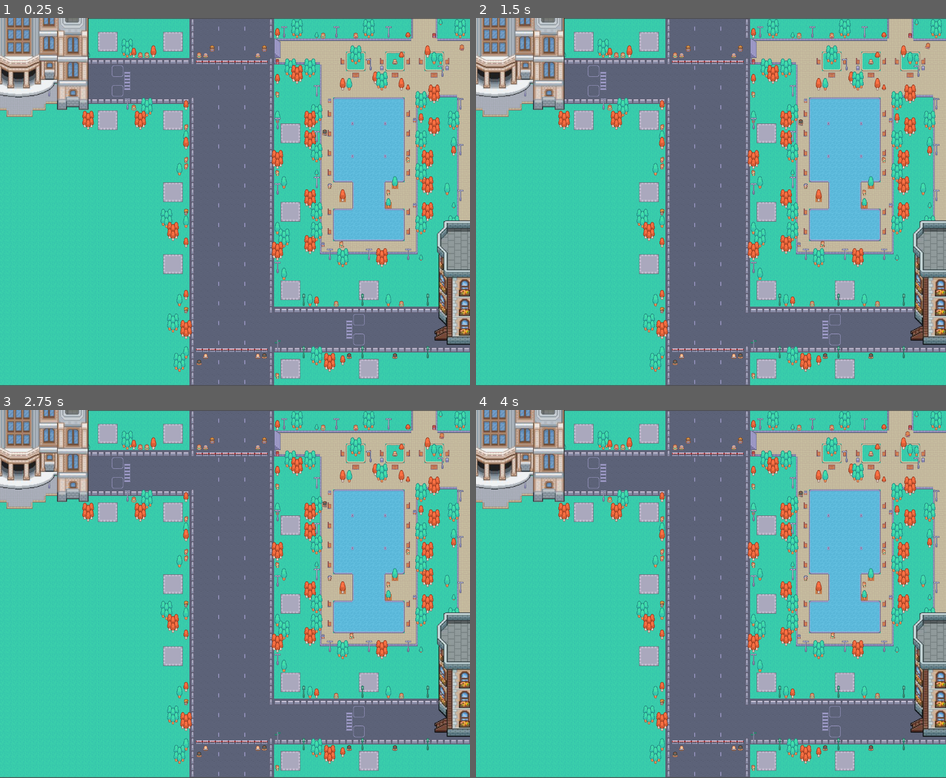
Above: before the commit, frames 1-4 (two rows, left to right).
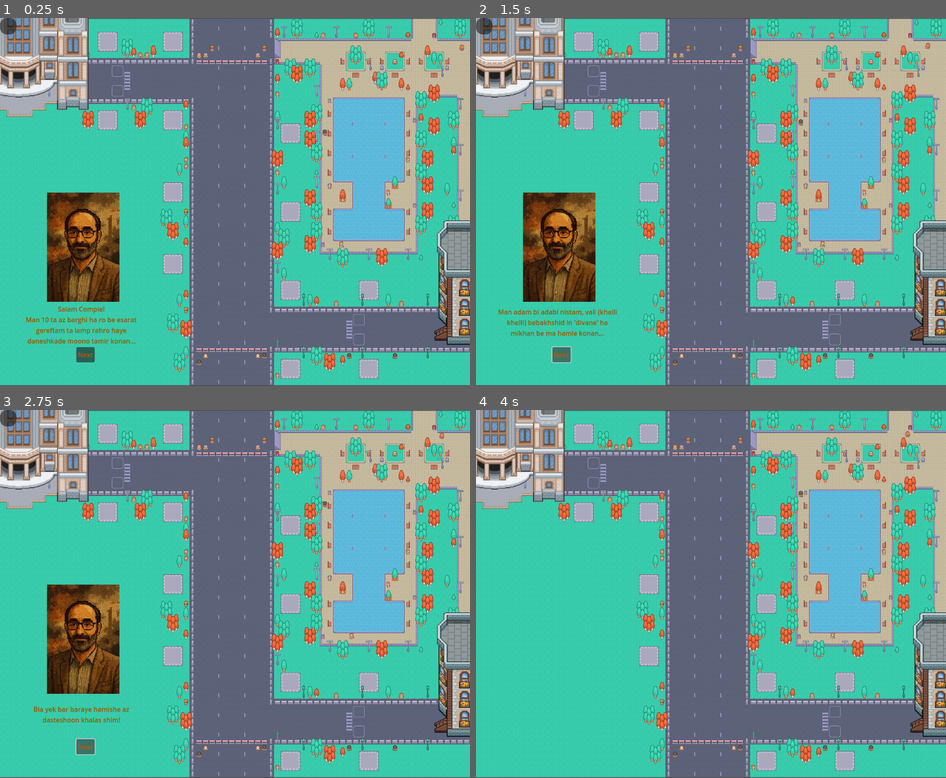
Above: after the commit, the same moments.

Repository: Amirhosseinn1001/BugsBuzzi
Game: Godot game, scene res://Scenes/game.tscn
Two runs of this game, one before a commit and one after it. Both use one fixed random seed, a clock stepped at 60 frames per second and the inputs below.
Inputs (mouse positions are in pixels of both pictures, inside the frame that each line leads up to):
- Up to frame 1 (0.25 s): no input
- Up to frame 2 (1.5 s): click (560, 356) at 0.5 s, where only the run after the commit has a clickable "Next"; click (560, 356) at 1.25 s, where only the run after the commit has a clickable "Next"
- Up to frame 3 (2.75 s): click (84, 748) at 2 s, where only the run after the commit has a clickable "Next"
- Up to frame 4 (4 s): tap Enter at 2.75 s; tap Space at 3.5 s

The runs differ from the first frame. In frame 1, 5.4% of the frame differs, in the area x 0-30%, y 0-94%; in frame 2, 5.4%; in frame 3, 5.2%; in frame 4, nothing differs.

Commit message:
Add intro

Diff:
--- /dev/null
+++ b/mas/Scenes/IntroScreen.tscn
@@ -0,0 +1,48 @@
+[gd_scene load_steps=3 format=3 uid="uid://dnsha3vtyq7tt"]
+
+[ext_resource type="Script" uid="uid://dlwefmt8wf2gq" path="res://Scripts/canvas_layer.gd" id="1_kydkq"]
+[ext_resource type="Texture2D" uid="uid://c1wmv40pna3e5" path="res://Sprites/Objects/Jahangir.png" id="2_qvo2s"]
+
+[node name="IntroScreen" type="Node2D"]
+
+[node name="CanvasLayer" type="CanvasLayer" parent="."]
+script = ExtResource("1_kydkq")
+
+[node name="Panel" type="Panel" parent="CanvasLayer"]
+offset_right = 40.0
+offset_bottom = 40.0
+
+[node name="TextureRect" type="TextureRect" parent="CanvasLayer/Panel"]
+layout_mode = 0
+offset_left = 79.0
+offset_top = 427.0
+offset_right = 330.0
+offset_bottom = 694.0
+texture = ExtResource("2_qvo2s")
+expand_mode = 1
+stretch_mode = 5
+
+[node name="Label" type="Label" parent="CanvasLayer/Panel"]
+layout_mode = 0
+offset_left = -26.0
+offset_top = 700.0
+offset_right = 426.0
+offset_bottom = 790.0
+theme_override_colors/font_color = Color(0.57321864, 0.3445999, 9.62615e-08, 1)
+theme_override_constants/line_spacing = 3
+autowrap_mode = 2
+
+[node name="Button" type="Button" parent="CanvasLayer/Panel"]
+layout_mode = 0
+offset_left = 187.0
+offset_top = 805.0
+offset_right = 232.0
+offset_bottom = 842.0
+theme_override_colors/font_color = Color(0.79941857, 0.3276197, 1.92523e-07, 1)
+theme_override_colors/font_focus_color = Color(0.8, 0.32941177, 0, 1)
+theme_override_colors/font_pressed_color = Color(0.8, 0.32941177, 0, 1)
+theme_override_colors/font_hover_color = Color(0.8, 0.32941177, 0, 1)
+theme_override_colors/font_hover_pressed_color = Color(0.8, 0.32941177, 0, 1)
+theme_override_colors/font_disabled_color = Color(0.8, 0.32941177, 0, 1)
+theme_override_colors/font_outline_color = Color(0.8, 0.32941177, 0, 1)
+text = "Next"
--- a/mas/Scenes/game.tscn
+++ b/mas/Scenes/game.tscn
@@ -1,6 +1,7 @@
-[gd_scene load_steps=43 format=3 uid="uid://cb7gtds3etmos"]
+[gd_scene load_steps=44 format=3 uid="uid://cb7gtds3etmos"]
 
 [ext_resource type="Texture2D" uid="uid://cmst086sy6k7k" path="res://Sprites/TileMap/tilemap.png" id="1_ebmjs"]
+[ext_resource type="Script" uid="uid://c2sk8xg4wb26j" path="res://Scripts/game.gd" id="1_v158k"]
 [ext_resource type="Texture2D" uid="uid://cqq4i747v7u5k" path="res://Sprites/TileMap/CE_Building.png" id="2_wrm1d"]
 [ext_resource type="Texture2D" uid="uid://dqvt6vrej481n" path="res://Sprites/TileMap/CE_Building2.png" id="3_3dryh"]
 [ext_resource type="Texture2D" uid="uid://drs2q7o6xrqmp" path="res://Sprites/TileMap/EE_Building.png" id="4_wowpa"]
@@ -2137,6 +2138,7 @@
 }]
 
 [node name="Node2D" type="Node2D"]
+script = ExtResource("1_v158k")
 
 [node name="TileMap" type="TileMap" parent="."]
 tile_set = SubResource("TileSet_feb5d")
--- /dev/null
+++ b/mas/Scripts/canvas_layer.gd
@@ -0,0 +1,46 @@
+extends CanvasLayer
+
+# List of messages in the intro
+@export var dialogue: Array[String] = [
+	"Salam Compie!\nMan 10 ta az barghi ha ro be esarat\ngereftam ta lamp rahro haye\ndaneshkade moono tamir konan...",
+	"hahahahahaha...",
+	"Man adam bi adabi nistam, vali (kheili\nkheili) bebakhshid in 'divane' ha\nmikhan be ma hamle konan...",
+	"Bia yek bar baraye hamishe az\ndasteshoon khalas shim!"
+]
+
+# Optional: portraits for each line
+@export var portraits: Array[Texture2D] = []
+
+@onready var portrait = $Panel/TextureRect
+@onready var text_label = $Panel/Label
+@onready var next_button = $Panel/Button
+
+var current_index: int = 0
+
+func _ready():
+	text_label.horizontal_alignment = HORIZONTAL_ALIGNMENT_CENTER
+	text_label.vertical_alignment = VERTICAL_ALIGNMENT_CENTER
+	text_label.autowrap_mode = TextServer.AUTOWRAP_WORD
+
+	var style = StyleBoxFlat.new()
+	style.bg_color = Color(0, 0, 0, 0.5)
+	style.set_corner_radius_all(16)
+	$Panel.add_theme_stylebox_override("panel", style)
+
+	show_message(current_index)
+	next_button.pressed.connect(_on_next_pressed)
+
+func show_message(index: int) -> void:
+	if index < dialogue.size():
+		text_label.text = dialogue[index]
+		if index < portraits.size() and portraits[index]:
+			portrait.texture = portraits[index]
+
+func _on_next_pressed() -> void:
+	current_index += 1
+
+	if current_index >= dialogue.size():
+		hide()
+
+	else:
+		show_message(current_index)
--- /dev/null
+++ b/mas/Scripts/game.gd
@@ -0,0 +1,5 @@
+extends Node2D
+
+func _ready():
+	var intro = preload("res://Scenes/IntroScreen.tscn").instantiate()
+	add_child(intro)
Not shown, added: mas/Scripts/canvas_layer.gd.uid
Not shown, added: mas/Scripts/game.gd.uid
Binary file added: mas/Sprites/Objects/Jahangir.png
Not shown, added: mas/Sprites/Objects/Jahangir.png.import
